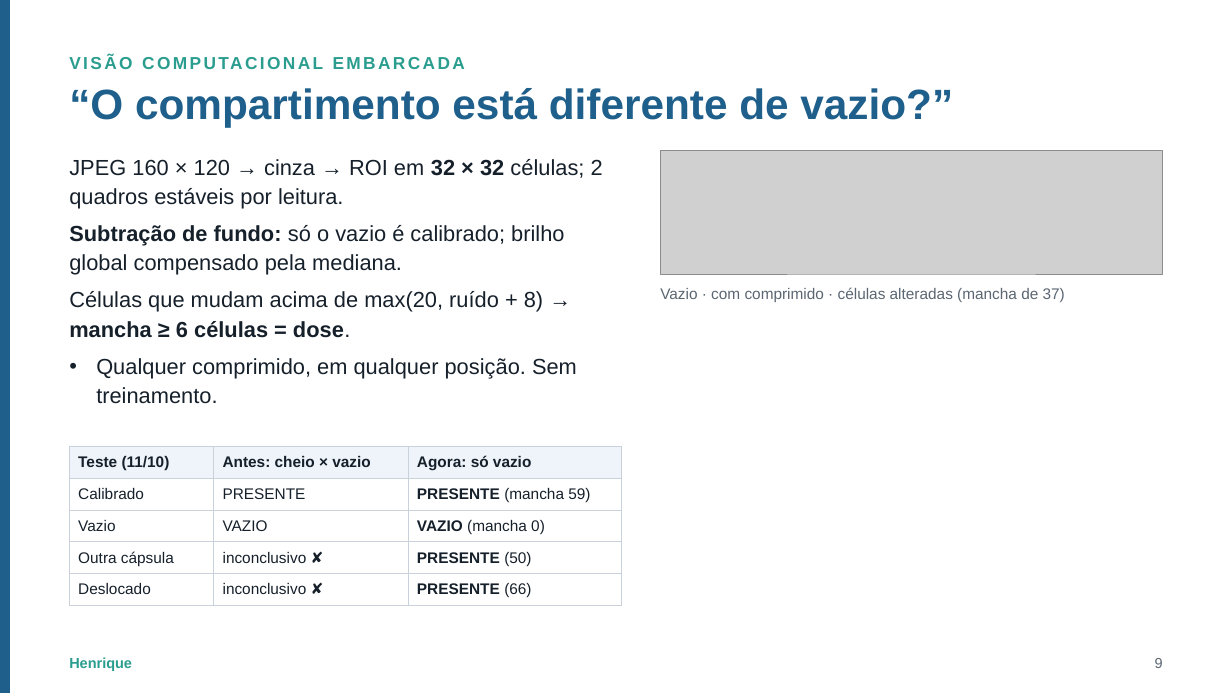
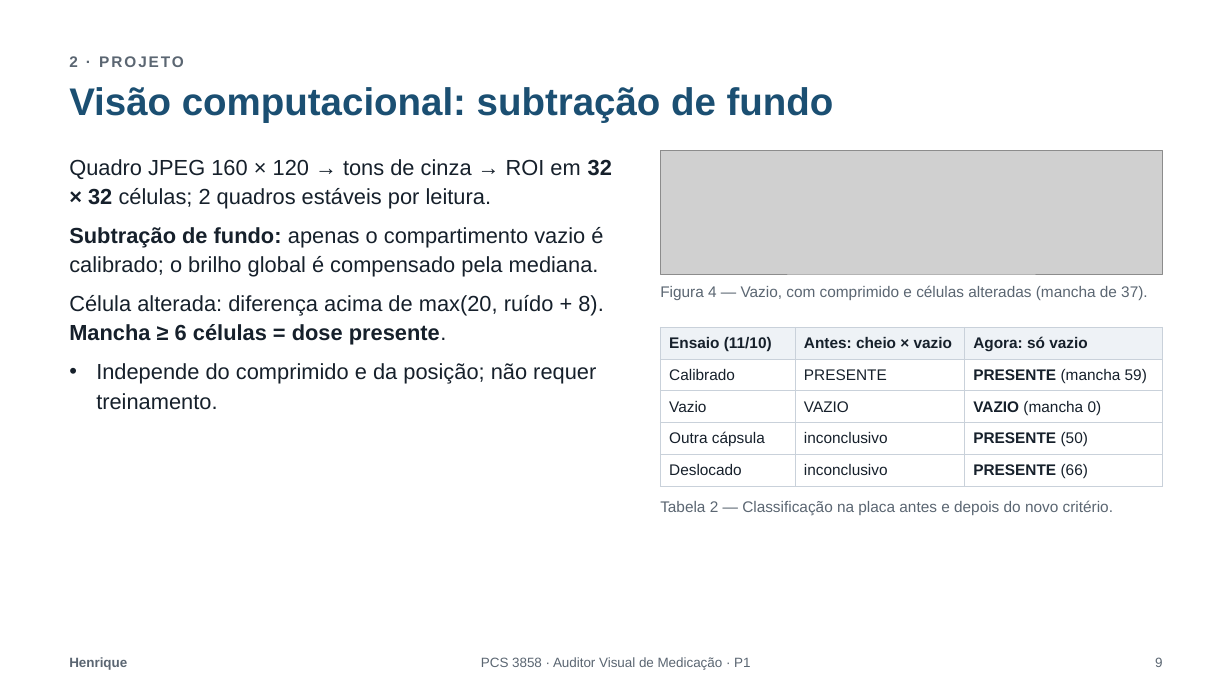
Before and after one commit to MurakamiHenrique/auditor-de-medicacao, a slide deck: slide 9 of Entrega-P1/Apresentacao_P1.pptx. Drawn at 1232x693 pixels with LibreOffice and Linux fonts; fonts in the diff are those of the drawing; grey boxes stand for pictures. Boxes give left, top, right and bottom in pixels: in the first picture for what was removed or moved away, otherwise in the second. Text is boxed around its words. In the diff, an @@ line names an element or a change of style, - is before the commit and + after.

```diff
--- a/Entrega-P1/Apresentacao_P1.pptx
+++ b/Entrega-P1/Apresentacao_P1.pptx
@@ rectangle removed at (x1=0, y1=0, x2=9, y2=693) @@
@@ text at (x1=69, y1=56, x2=184, y2=67): text changed; size 13.5 to 12 pt; text colour #2A9D8F to #5B6672 @@
-VISÃO COMPUTACIONAL EMBARCADA
+2 · PROJETO
@@ title at (x1=69, y1=87, x2=834, y2=123): text changed; size 33 to 30 pt; text colour #1F5F8B to #1B4F72 @@
-“O compartimento está diferente de vazio?”
+Visão computacional: subtração de fundo
@@ text at (x1=69, y1=159, x2=612, y2=410): text changed @@
-• JPEG 160 × 120 → cinza → ROI em 32 × 32 células; 2 quadros estáveis por leitura.
-• Subtração de fundo: só o vazio é calibrado; brilho global compensado pela mediana.
-• Células que mudam acima de max(20, ruído + 8) → mancha ≥ 6 células = dose.
-• Qualquer comprimido, em qualquer posição. Sem treinamento.
+• Quadro JPEG 160 × 120 → tons de cinza → ROI em 32 × 32 células; 2 quadros estáveis por leitura.
+• Subtração de fundo: apenas o compartimento vazio é calibrado; o brilho global é compensado pela mediana.
+• Célula alterada: diferença acima de max(20, ruído + 8). Mancha ≥ 6 células = dose presente.
+• Independe do comprimido e da posição; não requer treinamento.
@@ text at (x1=660, y1=285, x2=1147, y2=300): text changed @@
-Vazio · com comprimido · células alteradas (mancha de 37)
+Figura 4 — Vazio, com comprimido e células alteradas (mancha de 37).
@@ table at (x1=661, y1=327, x2=1164, y2=483) @@
-row 1, column 1: Teste (11/10)
+row 1, column 1: Ensaio (11/10)
-row 4, column 2: inconclusivo ✘
+row 4, column 2: inconclusivo
-row 5, column 2: inconclusivo ✘
+row 5, column 2: inconclusivo
@@ fill #EEF4F9 to #EEF2F6 in row 1 @@
@@ table resized from (x1=69, y1=446, x2=621, y2=602) to (x1=661, y1=327, x2=1164, y2=483) @@
@@ text added at (x1=660, y1=500, x2=1113, y2=515), 12 pt, text #5B6672 @@
+Tabela 2 — Classificação na placa antes e depois do novo critério.
@@ text "Henrique" at (x1=69, y1=657, x2=127, y2=670): size 11.2 to 10.5 pt, text colour #2A9D8F to #5B6672 @@
@@ text added at (x1=481, y1=657, x2=750, y2=670), 10.5 pt, text #5B6672 @@
+PCS 3858 · Auditor Visual de Medicação · P1
```
Also in this commit, not shown: 11 other slides changed.
